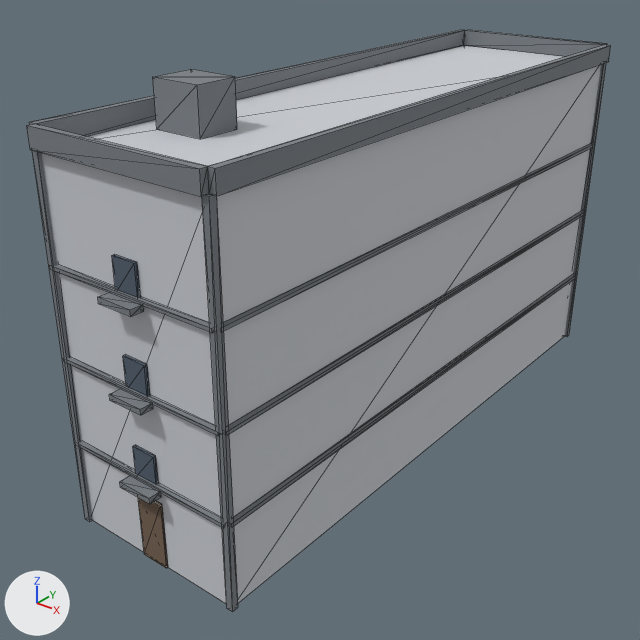
Two versions of the glTF model public/buildings/lot_1x3.glb, one commit apart.
The view is the same before and after, from a 50 mm lens placed at (20.7, -13.7, 18.8), pointed at (2.5, 9.0, 4.7). Arrows for +X, +Y and +Z are at lower left; the lights stay in place. The older version comes first. Mesh edges are drawn as thin lines. Vertices at exactly the same position are counted once.

The first picture shows 'lot_1x3'.
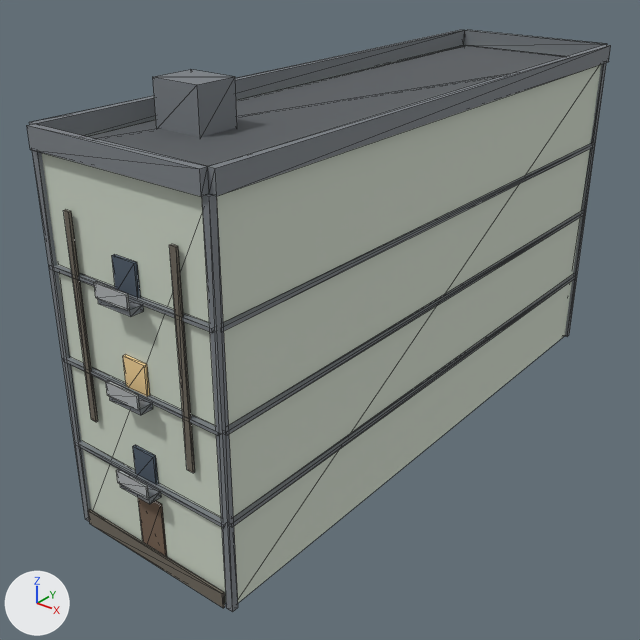
Boxes [x1, y1, x2, y2] around the edits, measured in the pictures (640 x 640 px):
part 1 of me_lot_1x3, added
    after: [87, 45, 566, 166]
part 2 of me_lot_1x3, added
    after: [88, 509, 225, 608]
part 3 of me_lot_1x3, added
    after: [63, 210, 98, 422]
part 4 of me_lot_1x3, added
    after: [169, 244, 195, 473]
part 5 of me_lot_1x3, added
    after: [94, 282, 149, 500]
part 6 of me_lot_1x3, recoloured (greyish blue to beige)
    both: [123, 354, 150, 396]

The change, as a diff of the scene's bpy script:
```diff
--- a/public/buildings/lot_1x3.glb.py
+++ b/public/buildings/lot_1x3.glb.py
@@ mat_lot_1x3_dirt @@
+mat_lot_1x3_dirt = principled_material('lot_1x3_dirt')
+mat_lot_1x3_dirt.base_color = (0.16, 0.14, 0.11)  # brown #6f695d
+mat_lot_1x3_dirt.roughness = 0.85
@@ mat_lot_1x3_roof_felt @@
+mat_lot_1x3_roof_felt = principled_material('lot_1x3_roof_felt')
+mat_lot_1x3_roof_felt.base_color = (0.1, 0.11, 0.12)  # dark grey #595d61
+mat_lot_1x3_roof_felt.roughness = 0.85
@@ mat_lot_1x3_metal @@
+mat_lot_1x3_metal = principled_material('lot_1x3_metal')
+mat_lot_1x3_metal.base_color = (0.44, 0.46, 0.47)  # grey #b1b5b6
+mat_lot_1x3_metal.roughness = 0.85
@@ mat_lot_1x3_lit_glass @@
+mat_lot_1x3_lit_glass = principled_material('lot_1x3_lit_glass')
+mat_lot_1x3_lit_glass.base_color = (0.95, 0.68, 0.32)  # beige #f9d799
+mat_lot_1x3_lit_glass.roughness = 0.85
@@ me_lot_1x3 @@
 # used by ob_lot_1x3; location = (0.0, 0.0, 0.0)
-me_lot_1x3.from_pydata(...)  # 220 vertices, 348 faces; spans x -0.2..6.8, y -0.6..22.8, z 0.0..14.0
+me_lot_1x3.from_pydata(...)  # 278 vertices, 444 faces; spans x -0.2..6.8, y -0.6..22.8, z 0.0..14.0
+# me_lot_1x3 part 1: a new loose piece, a box spanning x 0.2..6.3, y 0.2..22.3, z 12.51..12.55, in mat_lot_1x3_roof_felt (dark grey #595d61)
+# me_lot_1x3 part 2: a new loose piece, a box spanning x 0.2..6.3, y -0.18..-0.1, z 0.0..0.55, in mat_lot_1x3_dirt (brown #6f695d)
+# me_lot_1x3 part 3: a new loose piece, a box spanning x 1.05..1.29, y -0.19..-0.11, z 4.375..11.0, in mat_lot_1x3_dirt (brown #6f695d)
+# me_lot_1x3 part 4: a new loose piece, a box spanning x 5.21..5.45, y -0.19..-0.11, z 4.375..11.0, in mat_lot_1x3_dirt (brown #6f695d)
+# me_lot_1x3 part 5
+# 10 vertices are added at x 2.6..3.9, y -0.6, z 3.0..9.0
+# 8 new vertices lie (0.0, 0.0, 0.4) away from vertices in x 2.6..3.9, y -0.6, z 6.0..9.0
+# 36 new faces join them, mat_lot_1x3_metal (grey #b1b5b6)
+# me_lot_1x3 part 6: 12 faces spanning x 2.8..3.7, y -0.1..0.0, z 6.0..7.1 switch from mat_lot_1x3_glass (greyish blue #505d6c) to mat_lot_1x3_lit_glass (beige #f9d799)
+# other edits to the shape of me_lot_1x3 do not show in these pictures
 me_lot_1x3.materials.append(mat_lot_1x3)
@@ me_lot_1x3 @@
 me_lot_1x3.materials.append(mat_lot_1x3_door)
+me_lot_1x3.materials.append(mat_lot_1x3_roof_felt)  # dark grey #595d61
+me_lot_1x3.materials.append(mat_lot_1x3_metal)  # grey #b1b5b6
+me_lot_1x3.materials.append(mat_lot_1x3_dirt)  # brown #6f695d
```
